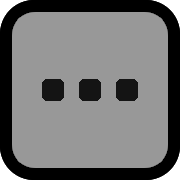
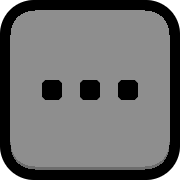
Revision of a layered 180 × 180 image; what changed, layer by layer:
removed layer "Visible" over (0, 0, 180, 180)
added group "Copie de Groupe de calques" with 4 layers above "Groupe de calques" over (0, 0, 180, 180)
showed "Calque #3", moved it into group "Copie de Groupe de calques", painted on it over (42, 80, 138, 100)
added layer "Calque #4" in group "Copie de Groupe de calques" over (0, 0, 180, 180)
added layer "Calque #6" in group "Copie de Groupe de calques" over (10, 7, 170, 167)
added layer "Calque #5" in group "Copie de Groupe de calques" over (10, 10, 170, 170)
moved "Calque #2" into group "Groupe de calques", painted on it over (42, 79, 138, 101)
moved "Calque" into group "Groupe de calques", painted on it over (0, 0, 180, 180)
moved "Calque #1" into group "Groupe de calques", painted on it over (3, 3, 177, 177)
